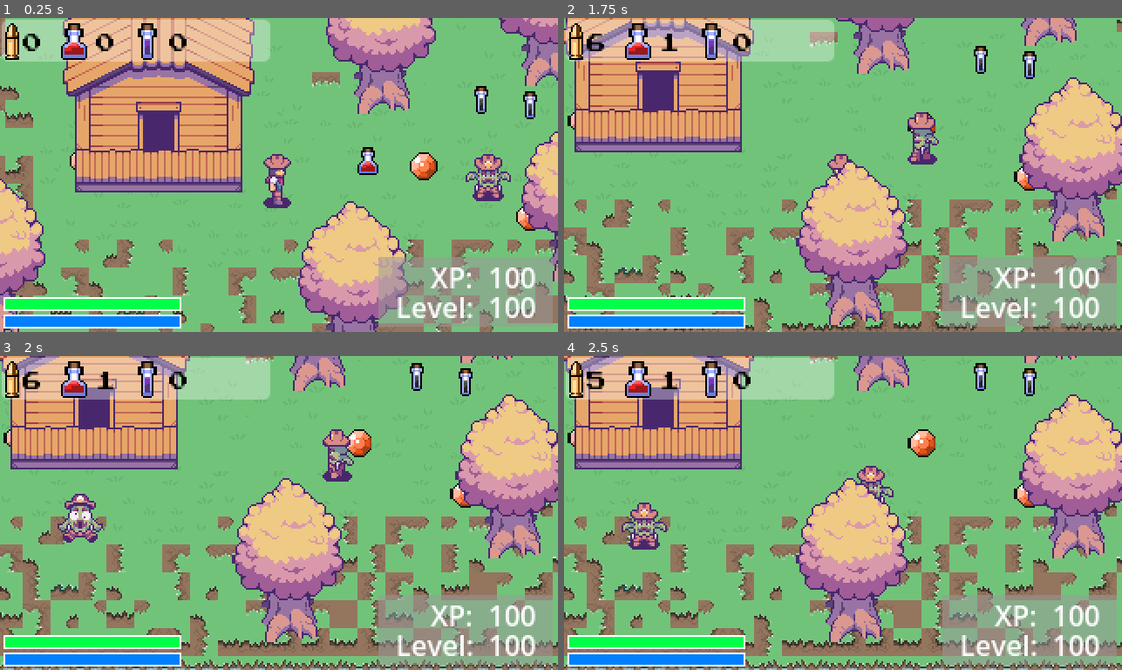
Above: before the commit, frames 1-4 (two rows, left to right).
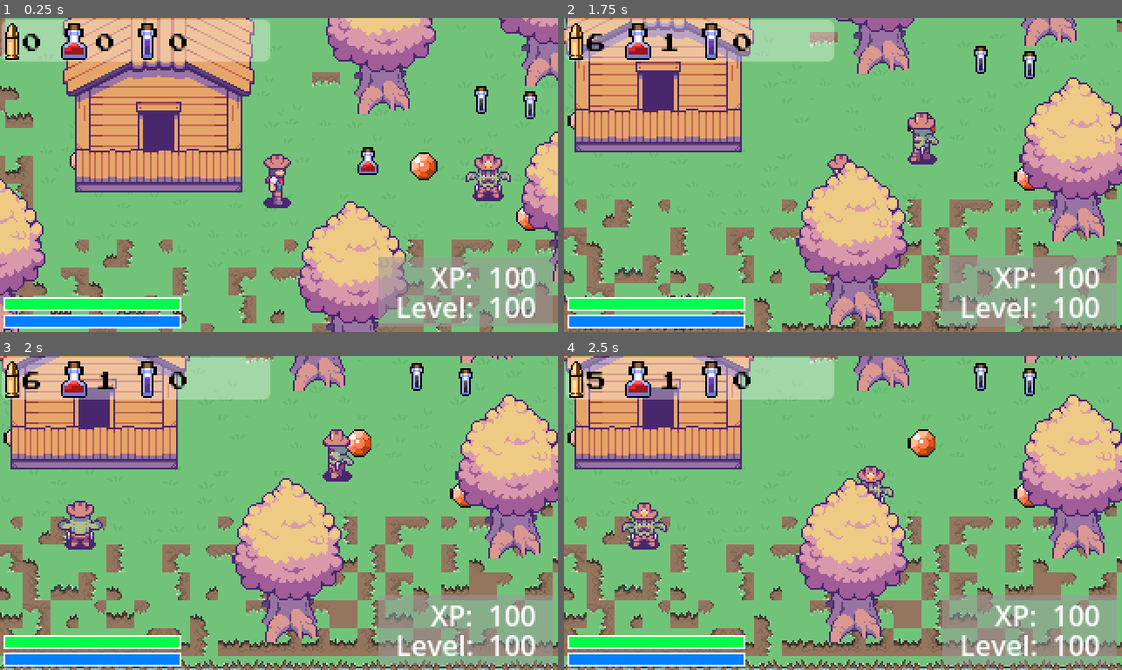
Above: after the commit, the same moments.

Repository: davidsullivanbfhs/rpg_2d_topdown
Game: Godot game, scene res://Scenes/main.tscn
The game is run twice, just before and just after one commit, with the same random seed, the same clock (stepped at 60 frames per second) and the same inputs.
Inputs:
- Up to frame 1 (0.25 s): no input
- Up to frame 2 (1.75 s): hold D (Right) 0.53-1.28 s; hold 1 (ConsumeHealthPotion) 0.53-1.28 s; hold S (Down) from 1.28 s (still down); tap 2 (ConsumeStaminaPotion) at 1.35 s
- Up to frame 3 (2 s): keep holding S (Down)
- Up to frame 4 (2.5 s): release S (Down) at 2.03 s; hold D (Right) from 2.03 s (still down); hold Ctrl (Shoot) from 2.03 s (still down)

Frames 1-2 are identical in both runs. In frame 3, 0.8% of the frame differs, in the area x 10-19%, y 43-62%; in frame 4, nothing differs.

Commit message:
adding enemy raycast on enemies

Diff:
--- a/Scenes/enemy.tscn
+++ b/Scenes/enemy.tscn
@@ -656,8 +656,7 @@
 
 [node name="AnimatedSprite2D" type="AnimatedSprite2D" parent="."]
 sprite_frames = SubResource("SpriteFrames_a07r0")
-animation = &"hit_front"
-frame_progress = 1.0
+animation = &"attack_back"
 
 [node name="Timer" type="Timer" parent="."]
 autostart = true
@@ -667,6 +666,8 @@
 "": SubResource("AnimationLibrary_phj55")
 }
 
+[node name="RayCast2D" type="RayCast2D" parent="."]
+
 [connection signal="death" from="." to="." method="_on_death"]
 [connection signal="animation_finished" from="AnimatedSprite2D" to="." method="_on_animated_sprite_2d_animation_finished"]
 [connection signal="timeout" from="Timer" to="." method="_on_timer_timeout"]
--- a/Scenes/player.tscn
+++ b/Scenes/player.tscn
@@ -715,7 +715,7 @@
 "speed": 10.0
 }]
 
-[node name="Player" type="CharacterBody2D"]
+[node name="Player" type="CharacterBody2D" groups=["player"]]
 collision_layer = 2
 collision_mask = 5
 script = ExtResource("1_1b36m")
--- a/Scripts/enemy.gd
+++ b/Scripts/enemy.gd
@@ -9,9 +9,12 @@
 
 ######## fixed - enenmy no random motion when not chasing
 ######## !!!! change the collision layer mask so enemies dont pile up !!!!
+# added raycast so we can tell if the enemy is facing the player
+# if they are facing the player, and they are close enough, and they have bullets, they can shoot the player
+
 
 #enemy variables
-var health = 100
+var health = 60 #i gave them less at stzrt but overtime they get up to 100
 var max_health = 100
 var regen_health = 1
 
@@ -32,7 +35,8 @@
 @onready var timer_node = $Timer
 @onready var animation_player = $AnimationPlayer
 @onready var animation_sprite = $AnimatedSprite2D
-#BUG!!!! when enemy is spawned by spawner, we lose our connection with the player node !!!!
+@onready var ray_cast = $RayCast2D
+#since enemy is spawned by spawner, we need the absolute path to the player node !!!!
 @onready var player = get_tree().root.get_node("Main/Player")
 var is_attacking = false
 
@@ -48,6 +52,15 @@
 func _process(delta: float) -> void:
 	#calculate health
 	var updated_health = clamp(health + regen_health * delta, 0, max_health)
+	#get the collider of the raycast ray
+	var target = ray_cast.get_collider()
+	if target != null:
+		#if we are colliding with the player and the player isn't dead
+		if target.is_in_group("player"):
+			#shooting anim
+			is_attacking = true
+			var animation  = "attack_" + returned_direction(new_direction)
+			animation_sprite.play(animation)
 
 func _physics_process(delta: float) -> void:
 	var movement = speed * direction * delta
@@ -63,6 +76,9 @@
 
 	if !is_attacking:
 		enemy_animations(direction)
+	# Turn RayCast2D toward movement direction
+	if direction != Vector2.ZERO:
+		ray_cast.target_position = direction.normalized() * 50
 
 
 func _on_timer_timeout() -> void:
